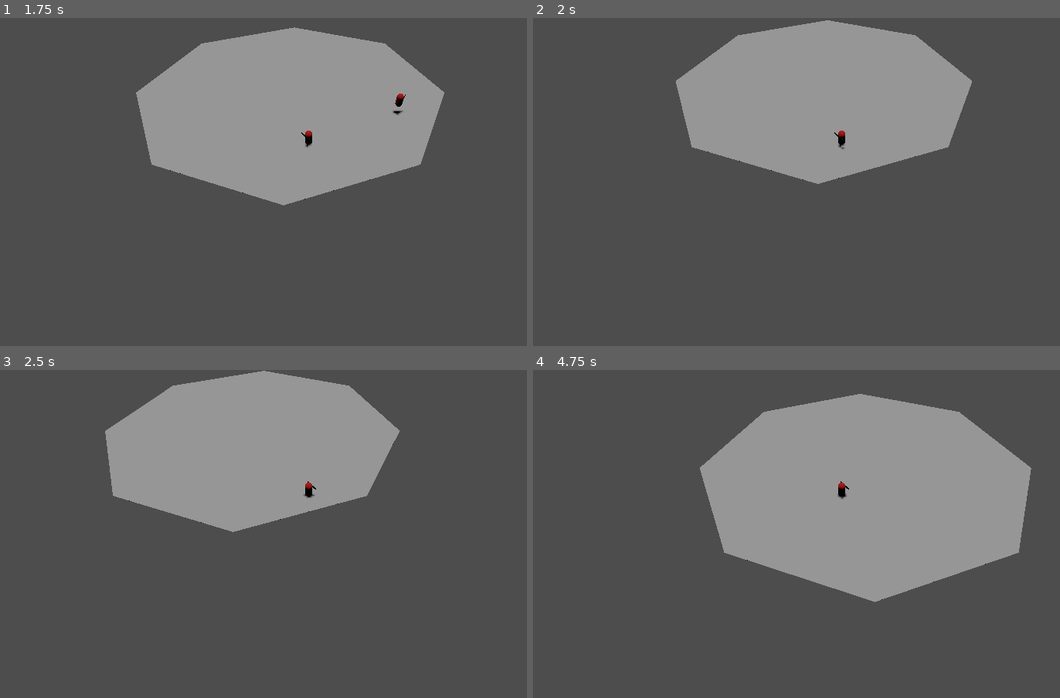
Above: before the commit, frames 1-4 (two rows, left to right).
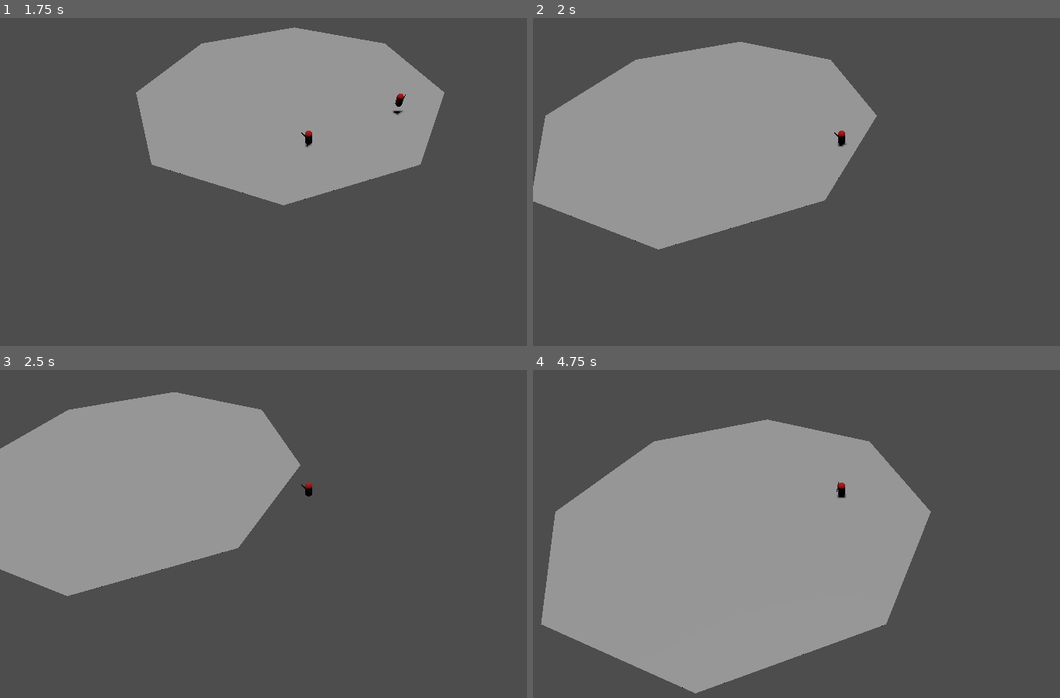
Above: after the commit, the same moments.

Repository: SABECK1/wk
Game: Godot game, scene res://src/level.tscn
Same seed, same stepped clock (60 frames per second), same inputs: the game is played once before the commit and once after it.
Inputs (mouse positions are in pixels of both pictures, inside the frame that each line leads up to):
- Up to frame 1 (1.75 s): tap Enter at 0.5 s; move the mouse to (442, 175) at 0.52 s; hold D (ui_right) 0.53-1.28 s; tap E (ability_e) at 0.6 s; move the mouse to (184, 208) at 1.27 s; hold S (ui_down) from 1.28 s (still down); tap Q (ability_q) at 1.35 s
- Up to frame 2 (2 s): keep holding S (ui_down)
- Up to frame 3 (2.5 s): move the mouse to (368, 468) at 2.02 s; release S (ui_down) at 2.03 s; hold D (ui_right) from 2.03 s (still down); tap E (ability_e) at 2.1 s
- Up to frame 4 (4.75 s): move the mouse to (812, 612) at 2.77 s; release D (ui_right) at 2.78 s; hold W (ui_up) 2.78-3.53 s; tap Q (ability_q) at 2.85, 4.35 s; move the mouse to (1028, 596) at 3.52 s; hold A (ui_left) from 3.53 s (still down); tap E (ability_e) at 3.6 s; move the mouse to (654, 491) at 4.27 s

Frame 1 is identical in both runs. In frame 2, 27% of the frame differs, in the area x 0-84%, y 0-71%; in frame 3, 23%; in frame 4, 40%, in the area x 1-95%, y 7-99%.
Error in both runs: Invalid access to property or key 'position' on a base object of type 'Dictionary'. (res://src/Abilities/Ghost/Ghost.gd:13)

Commit message:
Teleport on Ghost Despawn

Diff:
--- a/src/Abilities/Ghost/GhostDisplay.gd
+++ b/src/Abilities/Ghost/GhostDisplay.gd
@@ -9,9 +9,6 @@
 func configure(parent = null, direction = null):
 	ghost_parent = parent
 	ghost_direction = direction
-
-func _ready():
-	pass # Replace with function body.
 
 
 # Called every frame. 'delta' is the elapsed time since the previous frame.
@@ -33,5 +30,6 @@
 	ghost_current_distance += ghost_target_velocity
 
 	if ghost_current_distance.length() >= ghost_max_distance:
+		ghost_parent.position = self.position
 		self.queue_free()
 	move_and_slide()
